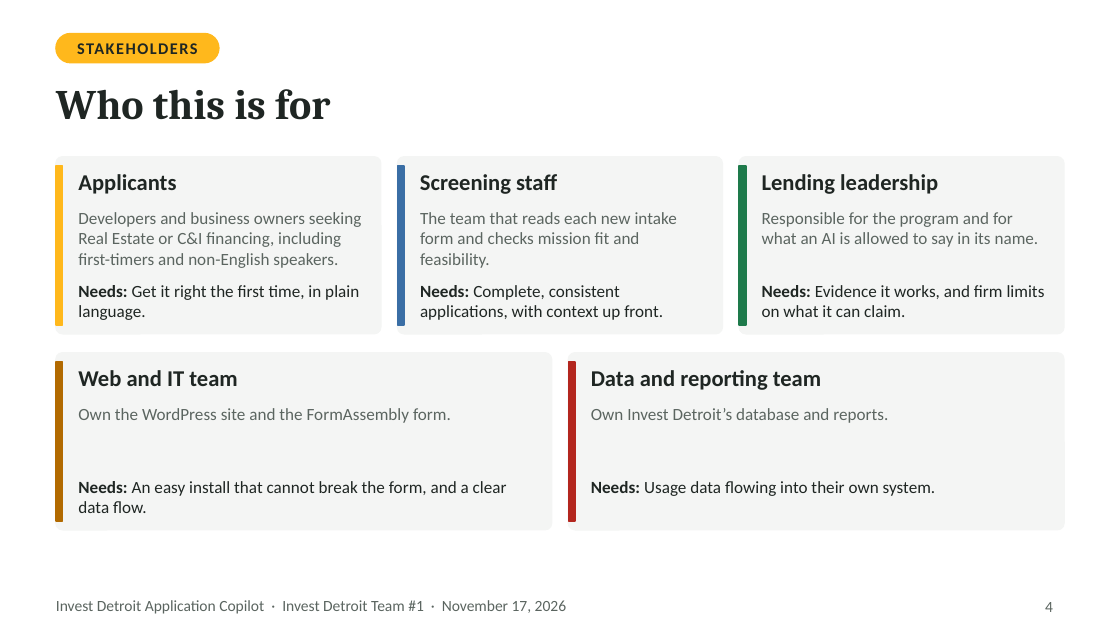
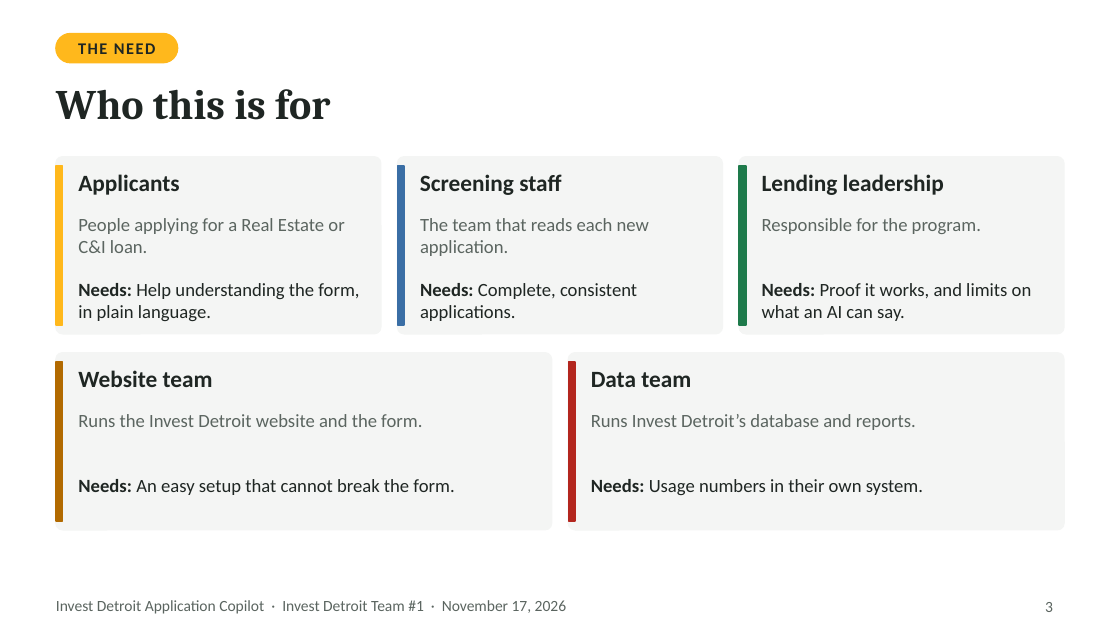
Before and after one commit to Ross-Business-Tech/Invest-Detroit-Project-1, a slide deck: slide 3 of docs/slides/Invest-Detroit-Copilot-Final-Presentation.pptx (slide 4 before the commit). Drawn at 1120x630 pixels with LibreOffice and Linux fonts; fonts in the diff are those of the drawing. Boxes give left, top, right and bottom in pixels: in the first picture for what was removed or moved away, otherwise in the second. Text is boxed around its words. In the diff, an @@ line names an element or a change of style, - is before the commit and + after.

```diff
--- a/docs/slides/Invest-Detroit-Copilot-Final-Presentation.pptx
+++ b/docs/slides/Invest-Detroit-Copilot-Final-Presentation.pptx
@@ rounded rectangle: place and size @@
-rounded rectangle at <box>56,34,218,63</box>
+rounded rectangle at <box>56,34,178,63</box>
@@ text at <box>78,43,155,54</box>: text changed @@
-STAKEHOLDERS
+THE NEED
@@ size 14.5 to 15 pt in 3 elements at <box>78,174,179,195</box>, <box>420,174,561,195</box>, <box>762,174,944,195</box> @@
@@ text at <box>78,218,344,253</box>: text changed; size 11 to 12 pt @@
-Developers and business owners seeking Real Estate or C&I financing, including first-timers and non-English speakers.
+People applying for a Real Estate or C&I loan.
@@ text at <box>420,218,649,256</box>: text changed; size 11 to 12 pt @@
-The team that reads each new intake form and checks mission fit and feasibility.
+The team that reads each new application.
@@ text at <box>762,218,981,234</box>: text changed; size 11 to 12 pt @@
-Responsible for the program and for what an AI is allowed to say in its name.
+Responsible for the program.
@@ text at <box>78,283,359,321</box>: text changed; size 11 to 12 pt @@
-Needs: Get it right the first time, in plain language.
+Needs: Help understanding the form, in plain language.
@@ text at <box>420,283,637,321</box>: text changed; size 11 to 12 pt @@
-Needs: Complete, consistent applications, with context up front.
+Needs: Complete, consistent applications.
@@ text at <box>762,283,1032,321</box>: text changed; size 11 to 12 pt @@
-Needs: Evidence it works, and firm limits on what it can claim.
+Needs: Proof it works, and limits on what an AI can say.
@@ text at <box>78,370,213,387</box>: text changed; size 14.5 to 15 pt @@
-Web and IT team
+Website team
@@ text at <box>591,372,691,387</box>: text changed; size 14.5 to 15 pt @@
-Data and reporting team
+Data team
@@ text at <box>78,414,422,427</box>: text changed; size 11 to 12 pt @@
-Own the WordPress site and the FormAssembly form.
+Runs the Invest Detroit website and the form.
@@ text at <box>591,414,916,430</box>: text changed; size 11 to 12 pt @@
-Own Invest Detroit’s database and reports.
+Runs Invest Detroit’s database and reports.
@@ text at <box>78,479,454,495</box>: text changed; size 11 to 12 pt @@
-Needs: An easy install that cannot break the form, and a clear data flow.
+Needs: An easy setup that cannot break the form.
@@ text at <box>591,479,923,495</box>: text changed; size 11 to 12 pt @@
-Needs: Usage data flowing into their own system.
+Needs: Usage numbers in their own system.
@@ page number at <box>1045,602,1053,612</box>: text changed @@
-4
+3
```
Also in this commit, not shown: 16 other slides changed, 3 slides added, 14 slides removed, 5 other files.
